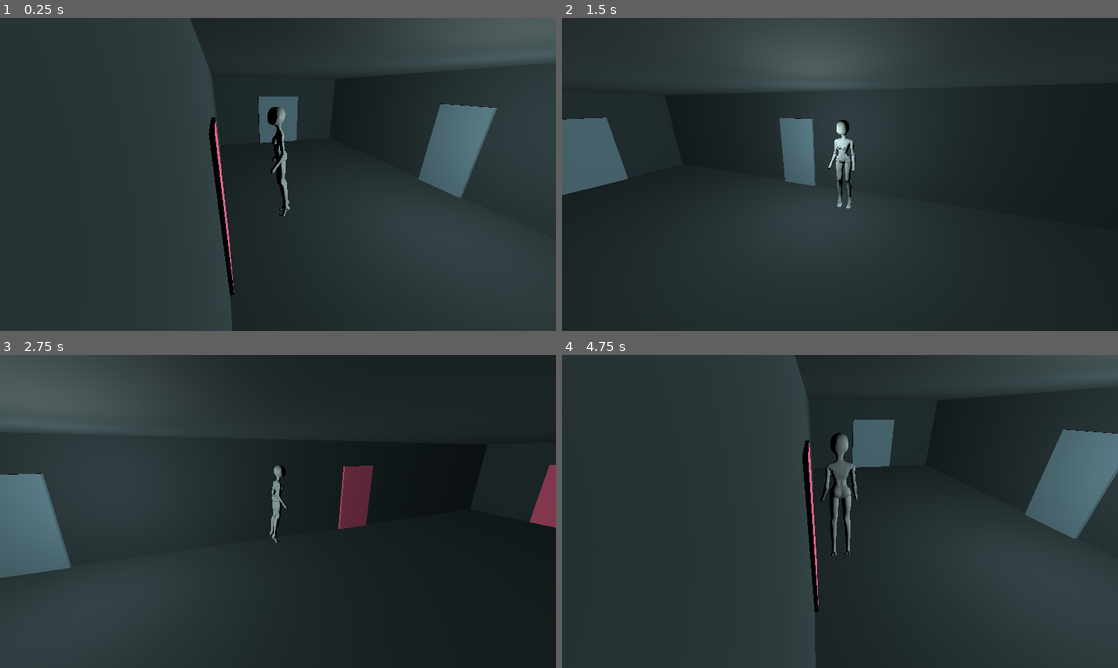
Above: before the commit, frames 1-4 (two rows, left to right).
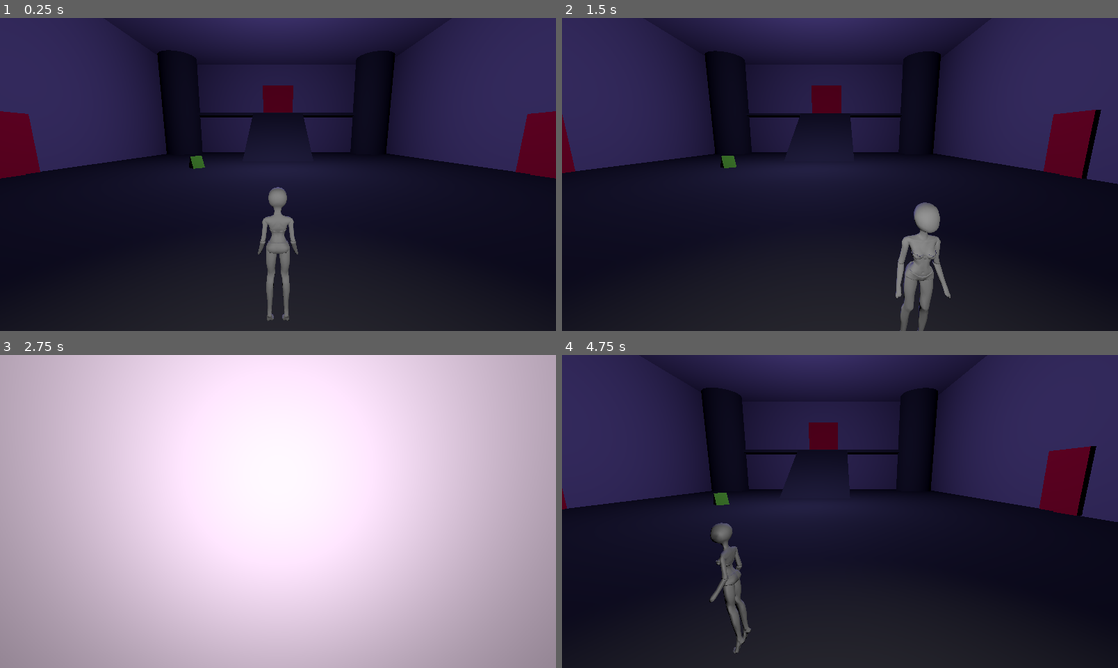
Above: after the commit, the same moments.

Repository: Tyger8540/dress-til-you-drop
Game: Godot game, scene res://scenes/main_hall.tscn
Same seed, same stepped clock (60 frames per second), same inputs: the game is played once before the commit and once after it. Before the commit the project starts from res://scenes/hallway.tscn. The engine's default icon, where the game draws it, is replaced by a stand-in: a white triangle on a blue panel in a dark square.
Inputs (mouse positions are in pixels of both pictures, inside the frame that each line leads up to):
- Up to frame 1 (0.25 s): no input
- Up to frame 2 (1.5 s): tap Enter (ui_accept) at 0.5, 0.77 s; move the mouse to (962, 158) at 0.52 s; hold D (move_right) 0.53-1.28 s; hold E (interact) 0.53-1.28 s; click (962, 158) at 0.67 s; move the mouse to (728, 190) at 1.27 s; hold S (move_backward) from 1.28 s (still down); tap G (windowed) at 1.35 s
- Up to frame 3 (2.75 s): tap Enter (ui_accept) at 1.52 s; move the mouse to (333, 442) at 2.02 s; release S (move_backward) at 2.03 s; hold D (move_right) from 2.03 s (still down); hold E (interact) from 2.03 s (still down)
- Up to frame 4 (4.75 s): move the mouse to (812, 574) at 2.77 s; release D (move_right) at 2.78 s; release E (interact) at 2.78 s; hold W (move_forward) 2.78-3.53 s; tap G (windowed) at 2.85, 4.35 s; click (812, 574) at 2.92 s; tap Enter (ui_accept) at 3.02, 3.77, 4.52 s; move the mouse to (1006, 558) at 3.52 s; hold E (interact) 3.53-4.28 s; hold A (move_left) from 3.53 s (still down); move the mouse to (673, 464) at 4.27 s

The runs differ from the first frame. In frame 1, 82% of the frame differs, in the area x 0-100%, y 0-100%; in frame 2, 70%; in frame 3, 100%; in frame 4, 83%.

Commit message:
Export Settings

Diff:
--- a/dress-til-you-drop/project.godot
+++ b/dress-til-you-drop/project.godot
@@ -11,7 +11,7 @@
 [application]
 
 config/name="Dress Til You Drop"
-run/main_scene="uid://drq47eo7tin14"
+run/main_scene="uid://ds4f3s77v5f5w"
 config/features=PackedStringArray("4.5", "Forward Plus")
 config/icon="res://icon.svg"
 
Not shown, added: dress-til-you-drop/export_presets.cfg
